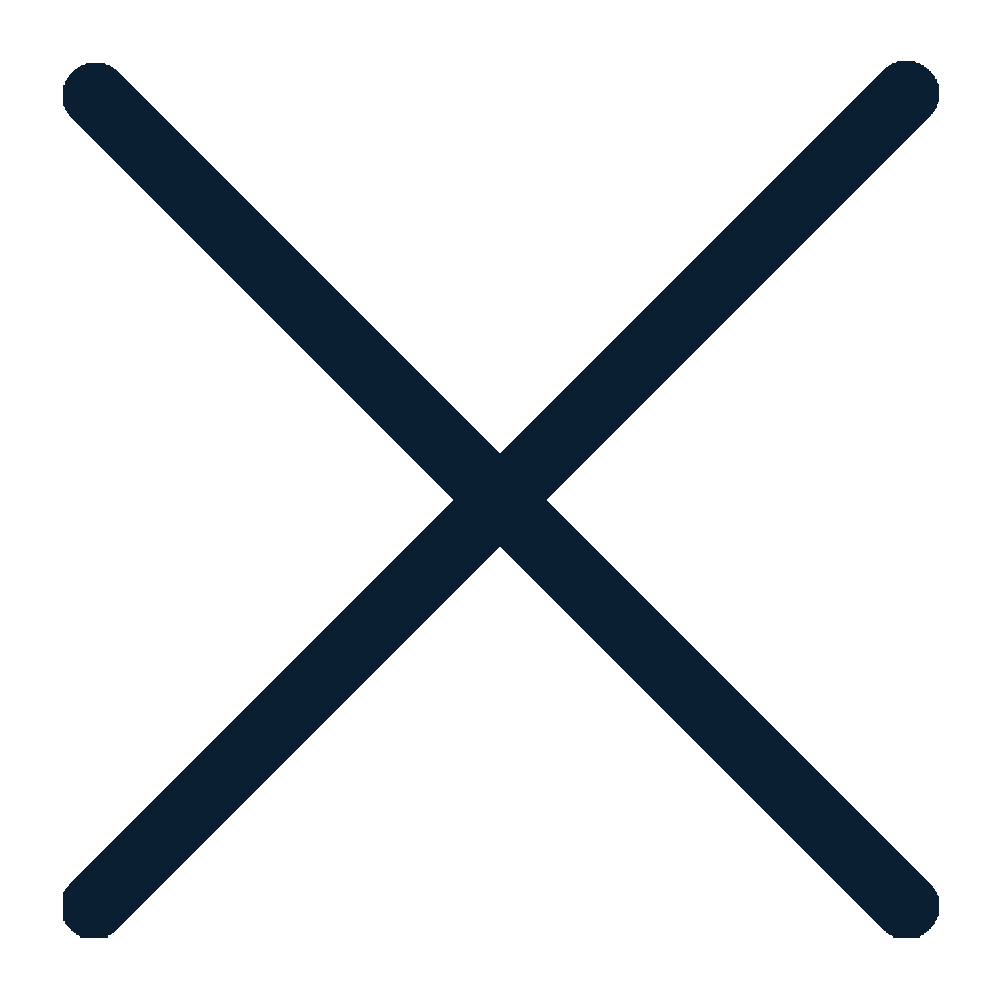
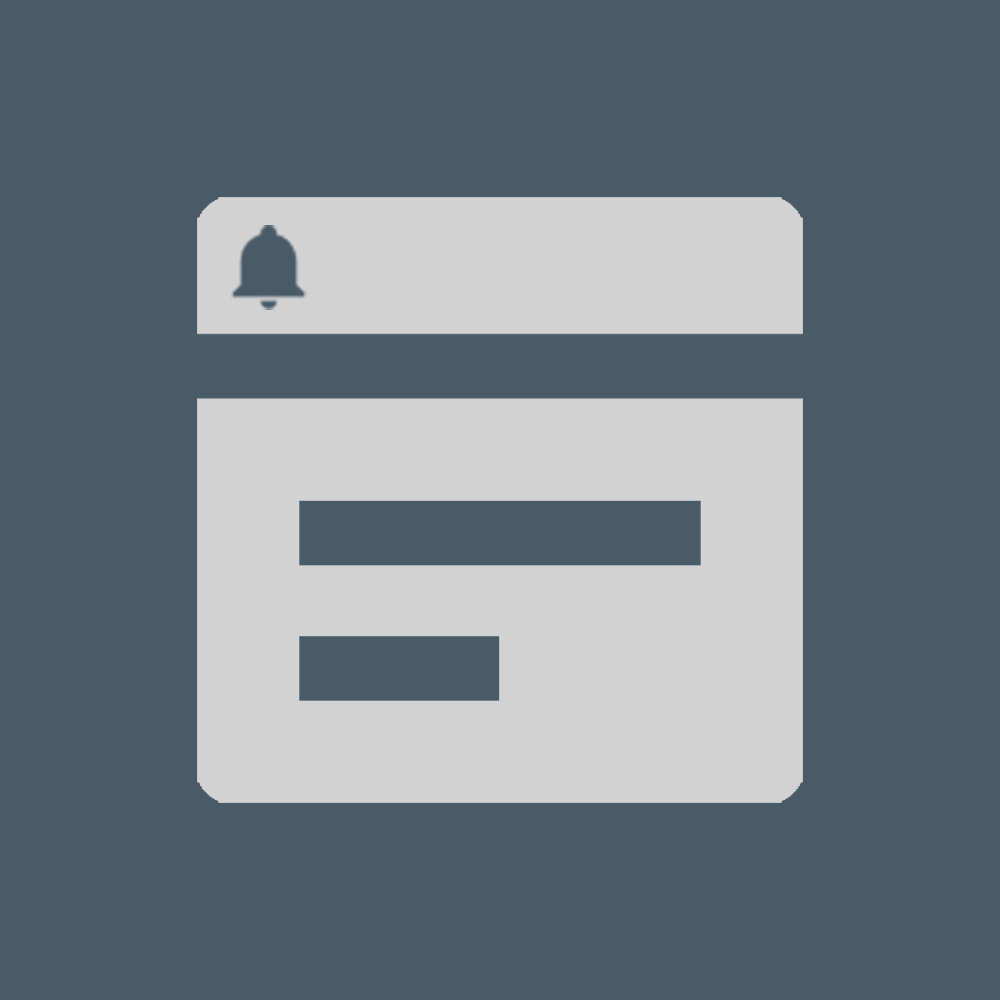
Layer changes from the first w=1000, h=1000 image to the second:
hid "close" over [63, 61, 939, 938]
showed "mdi_bell", painted on it over [231, 225, 576, 544]
showed "description", painted on it over [125, 125, 875, 875]
showed group "Группа 2" (2 layers) over [0, 0, 1000, 1000]
